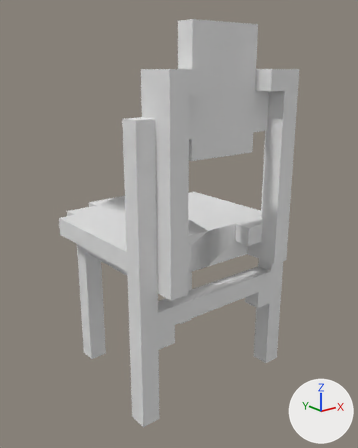
Before and after pictures for a commit that changed the OBJ model mods/furniture/models/chair.obj.
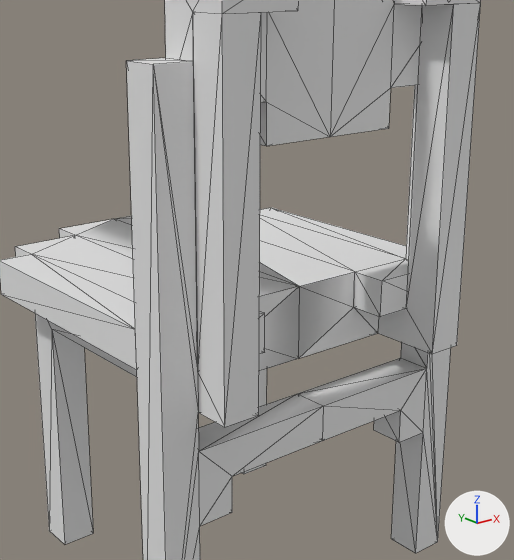
Each version appears first whole from a 50 mm lens placed at (-1.029, -1.323, 0.564), pointed at (0.022, -0.009, 0.038), and next in a close-up on the part from 17% to 88% of the width and 20% to 82% of the height. Lighting does not change. The marker at lower right points along +X, +Y and +Z. The close-ups show mesh edges as thin lines. Where no turn or scale is listed for an object, it has been applied to the vertices. Vertices at the same position are counted once.

In view in the first close-up: 'chair1_done_Cube.020'.
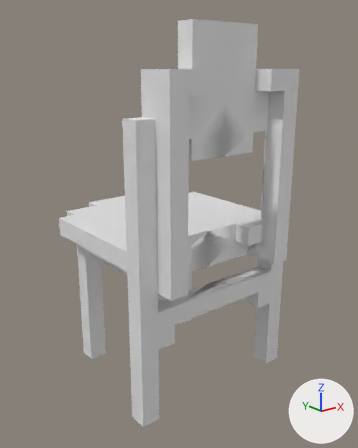
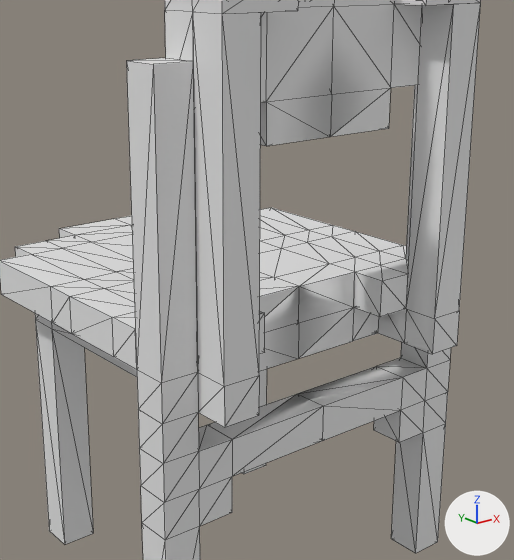
The change, as a diff of the scene's bpy script:
```diff
--- a/mods/furniture/models/chair.obj.py
+++ b/mods/furniture/models/chair.obj.py
@@ me_chair1_done_cube_020 @@
 # used by ob_chair1_done_cube_020; location = (0.0, 0.0, 0.0)
-me_chair1_done_cube_020.from_pydata(...)  # 168 vertices, 354 faces; spans x -0.312..0.312, y -0.312..0.375, z -0.5..0.688
+me_chair1_done_cube_020.from_pydata(...)  # 292 vertices, 634 faces; spans x -0.312..0.312, y -0.312..0.375, z -0.5..0.688
+# me_chair1_done_cube_020 part 1: 112 vertices added at x -0.312..0.312, y -0.312..0.312, z -0.25..0.063
+# me_chair1_done_cube_020 part 2: 12 vertices added at x -0.25..0.25, y -0.25..-0.187, z 0.375..0.562
```

Location of each change, (x1, y1, x2, y2) in pixels of the close-ups (514 x 560 px):
part 1 of me_chair1_done_cube_020, added
    after: (0, 3, 481, 560)
part 2 of me_chair1_done_cube_020, added
    after: (165, 0, 394, 137)
